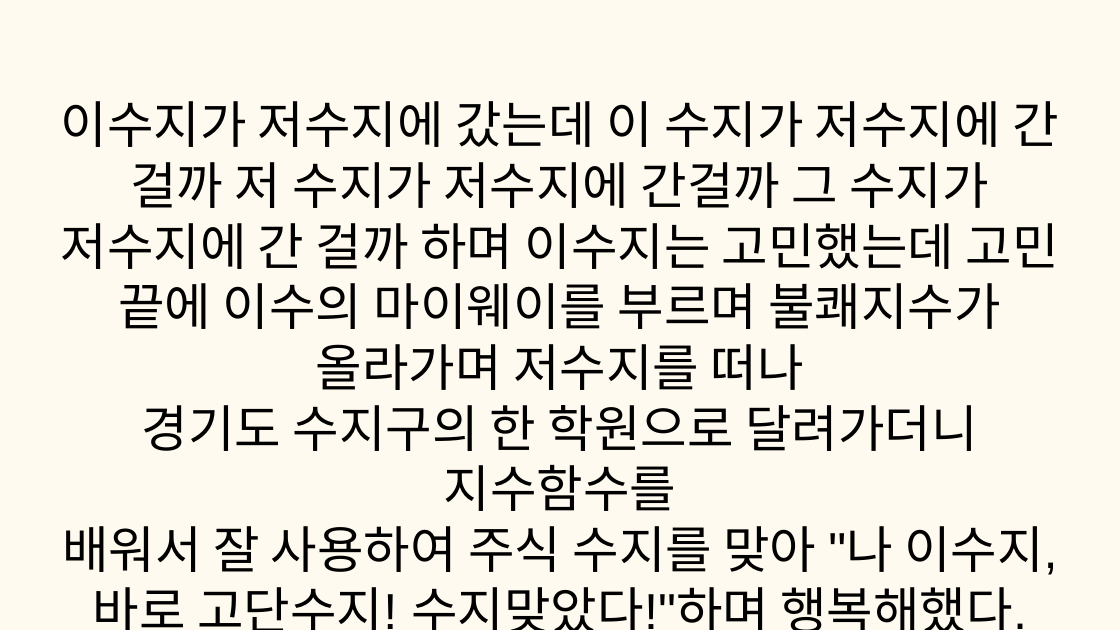
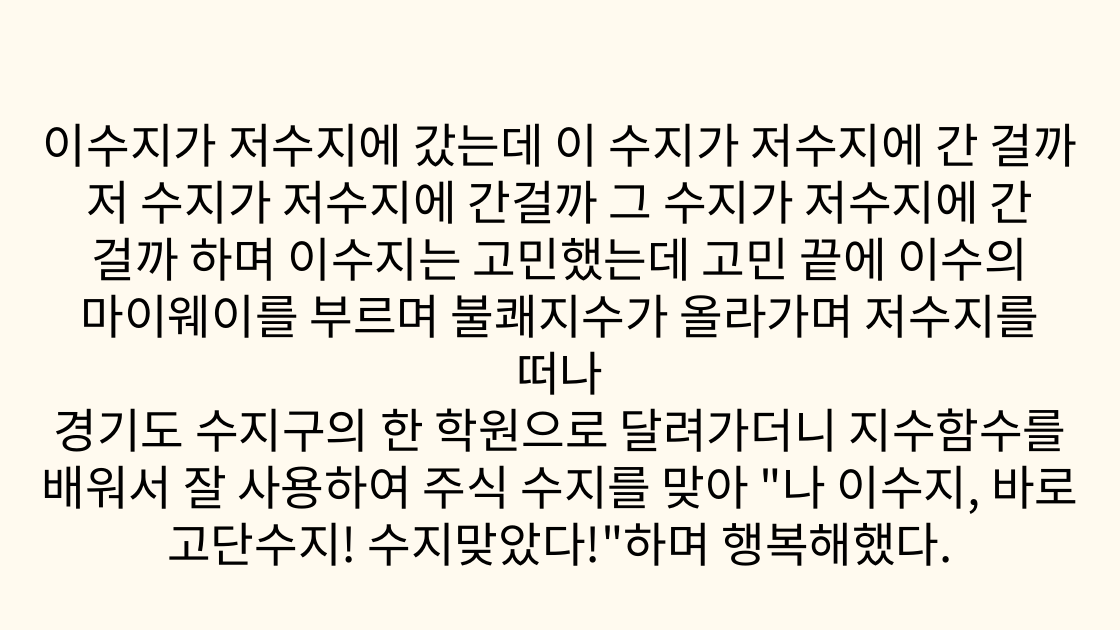
Before and after one commit to tkdgns25300/sunday_play, a slide deck: slide 17 of public/downloads/games/tongue-twister/rules.pptx (slide 16 before the commit). Drawn at 1120x630 pixels with LibreOffice and Linux fonts; fonts in the diff are those of the drawing. Boxes give left, top, right and bottom in pixels: in the first picture for what was removed or moved away, otherwise in the second. Text is boxed around its words. In the diff, an @@ line names an element or a change of style, - is before the commit and + after.

```diff
--- a/public/downloads/games/tongue-twister/rules.pptx
+++ b/public/downloads/games/tongue-twister/rules.pptx
@@ text "이수지가 저수지에 갔는데 이 수지가 ...": place and size @@
-text "이수지가 저수지에 갔는데 이 수지가 ..." at (61,101,1059,630)
+text "이수지가 저수지에 갔는데 이 수지가 ..." at (42,123,1078,566)
@@ text "이수지가 저수지에 갔는데 이 수지가 ..." at (42,123,1078,566): size 65 to 61 pt, font Arial to Noto Sans CJK KR; line spacing 78pt to 73.2pt @@
```
Also in this commit, not shown: 17 other slides changed, 3 slides added, 2 slides removed, 3 other files.
